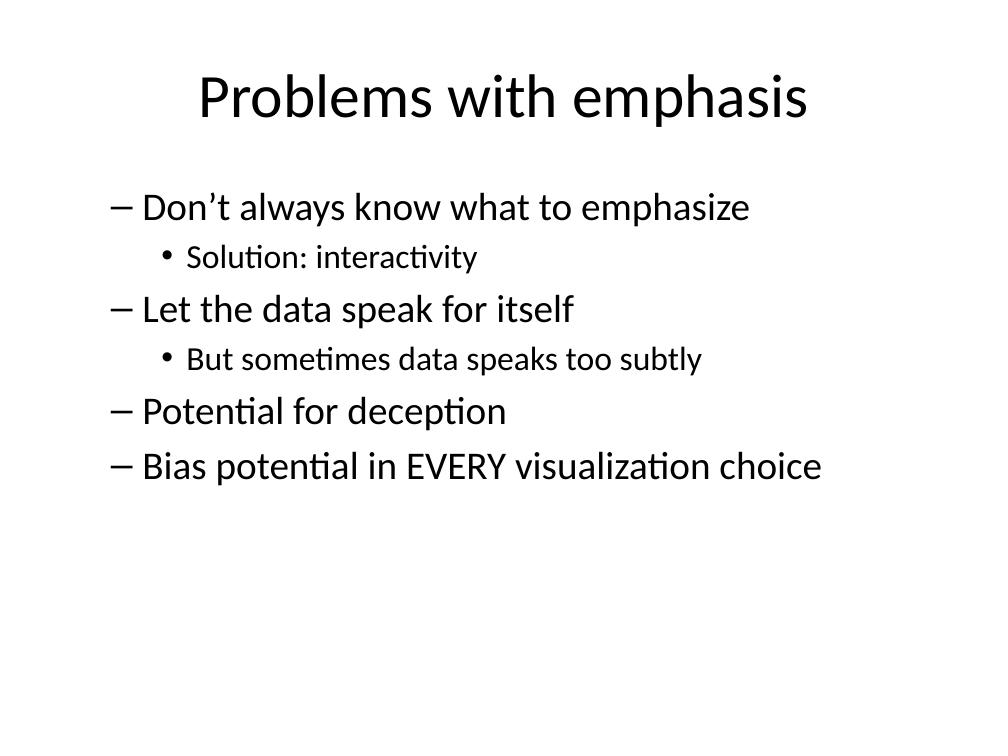
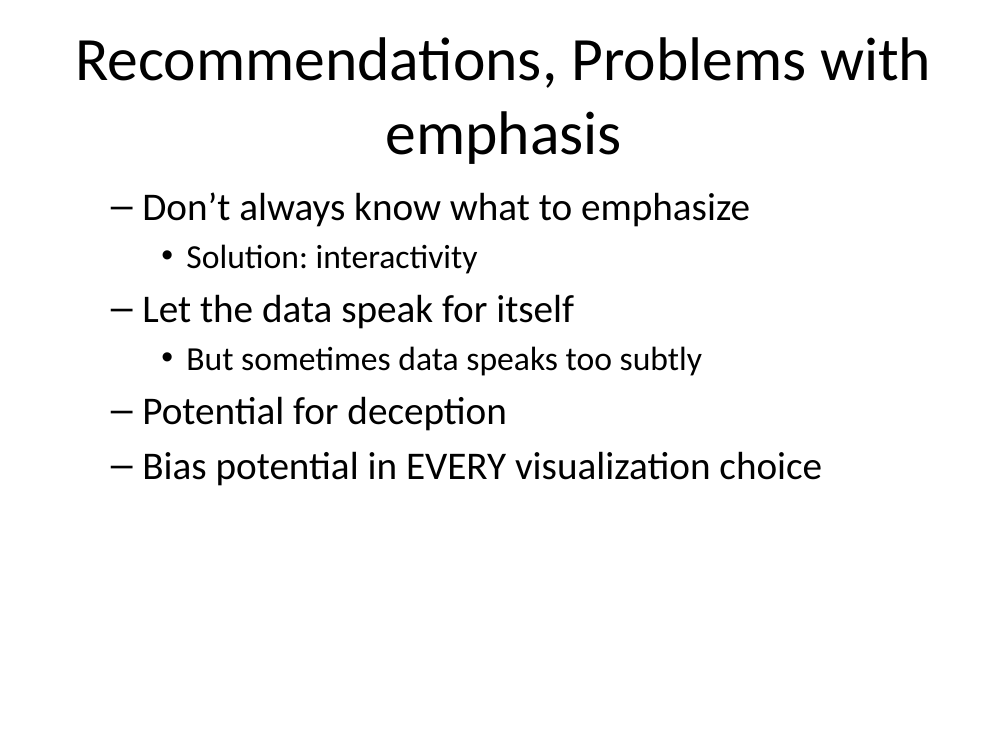
Before and after one commit to pmean/data-visualization, a slide deck: slide 8 of data-viz-02/component/recommendations-colors.pptx. Drawn at 1008x756 pixels with LibreOffice and Linux fonts; fonts in the diff are those of the drawing. Boxes give left, top, right and bottom in pixels: in the first picture for what was removed or moved away, otherwise in the second. Text is boxed around its words. In the diff, an @@ line names an element or a change of style, - is before the commit and + after.

```diff
--- a/data-viz-02/component/recommendations-colors.pptx
+++ b/data-viz-02/component/recommendations-colors.pptx
@@ title at (75, 37, 931, 164): text changed @@
-Problems with emphasis
+Recommendations, Problems with emphasis
```
Also in this commit, not shown: 11 other slides changed, 6 slides added, 3 slides removed, 40 other files.
